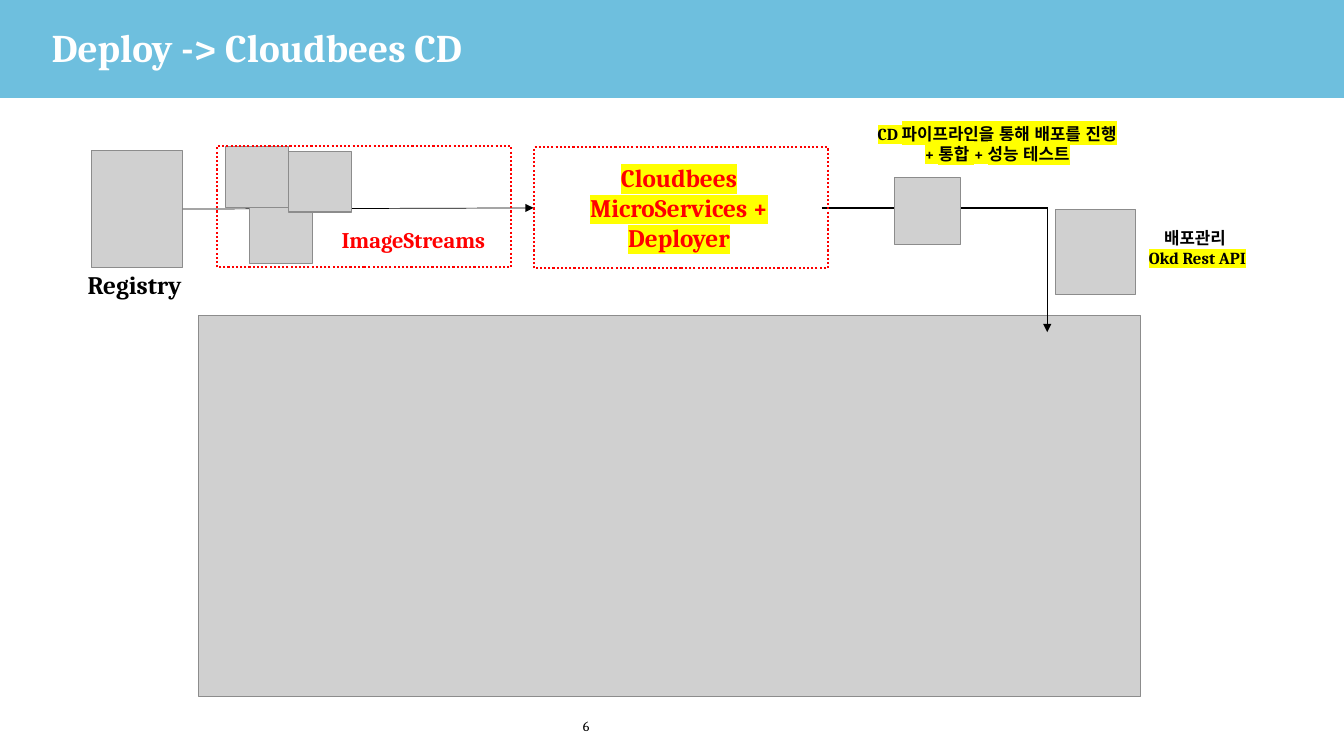
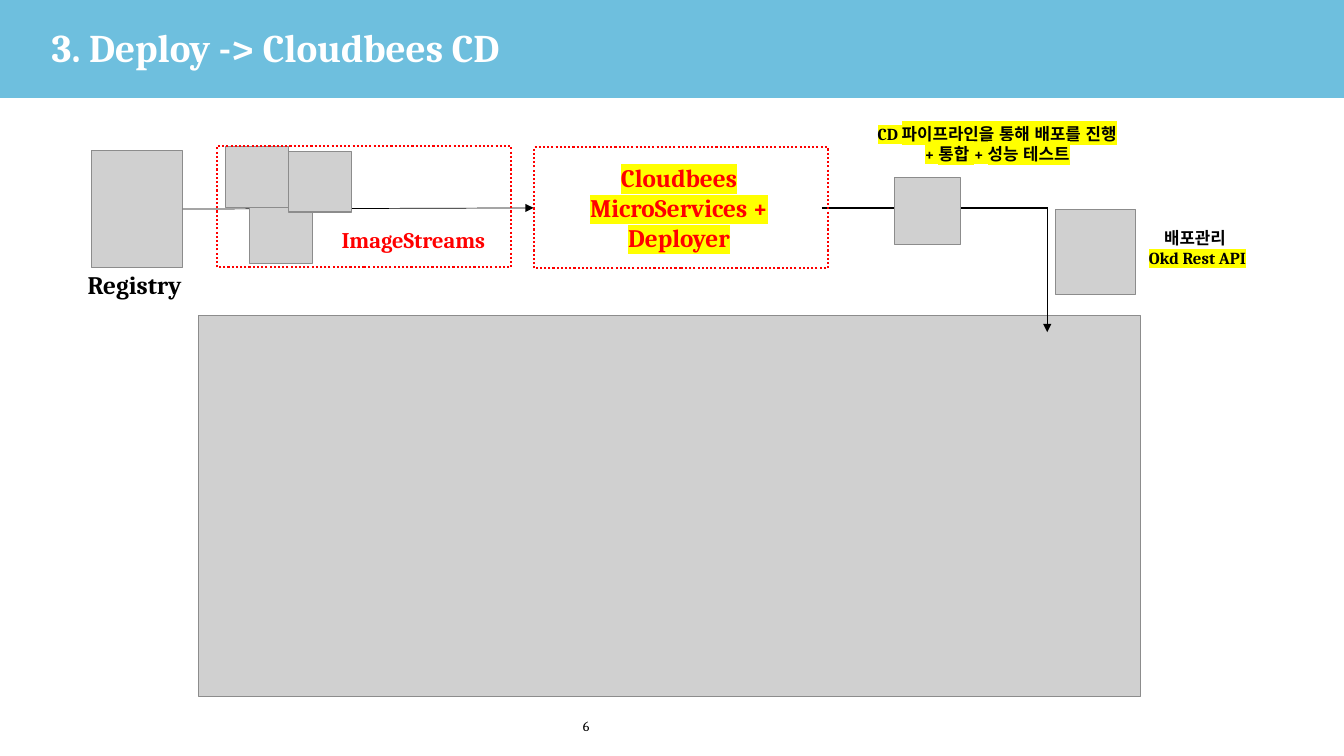
Before and after one commit to kin3303/DDI_OPENSHIFT, a slide deck: slide 6 of CICD 표준화작업 - DDP.pptx. Drawn at 1344x756 pixels with LibreOffice and Linux fonts; fonts in the diff are those of the drawing; grey boxes stand for pictures; background and template pictures are left out. Boxes give left, top, right and bottom in pixels: in the first picture for what was removed or moved away, otherwise in the second. Text is boxed around its words. In the diff, an @@ line names an element or a change of style, - is before the commit and + after.

```diff
--- a/CICD 표준화작업 - DDP.pptx
+++ b/CICD 표준화작업 - DDP.pptx
@@ title at (52,35,500,71): text changed @@
-Deploy -> Cloudbees CD
+3. Deploy -> Cloudbees CD
```
Also in this commit, not shown: 8 other slides changed.
